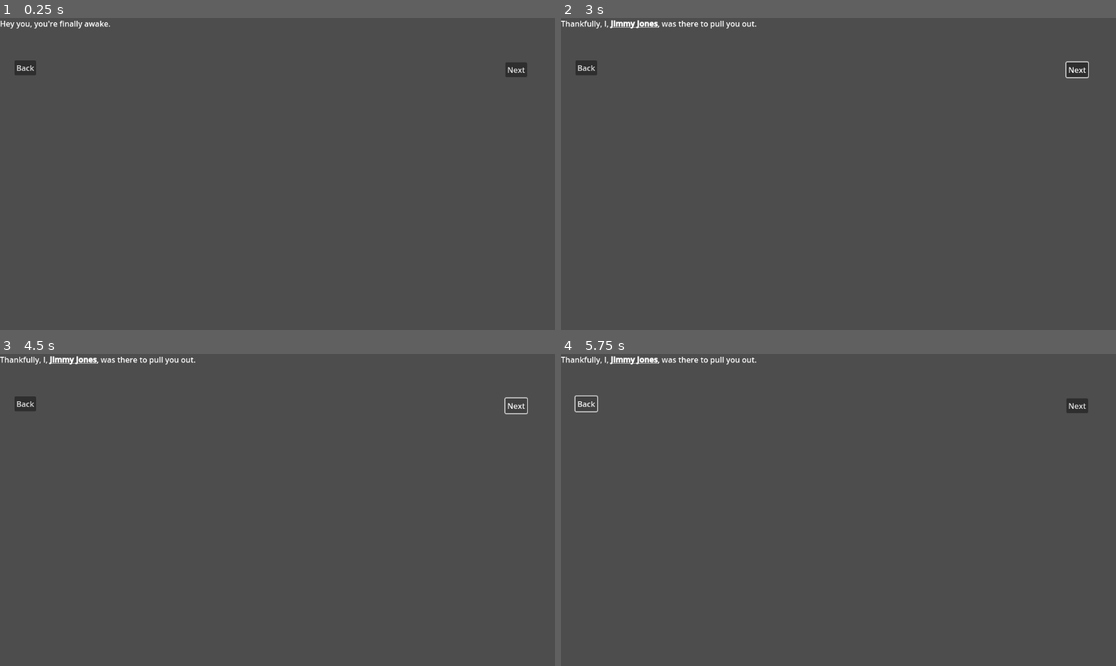
Above: before the commit, frames 1-4 (two rows, left to right).
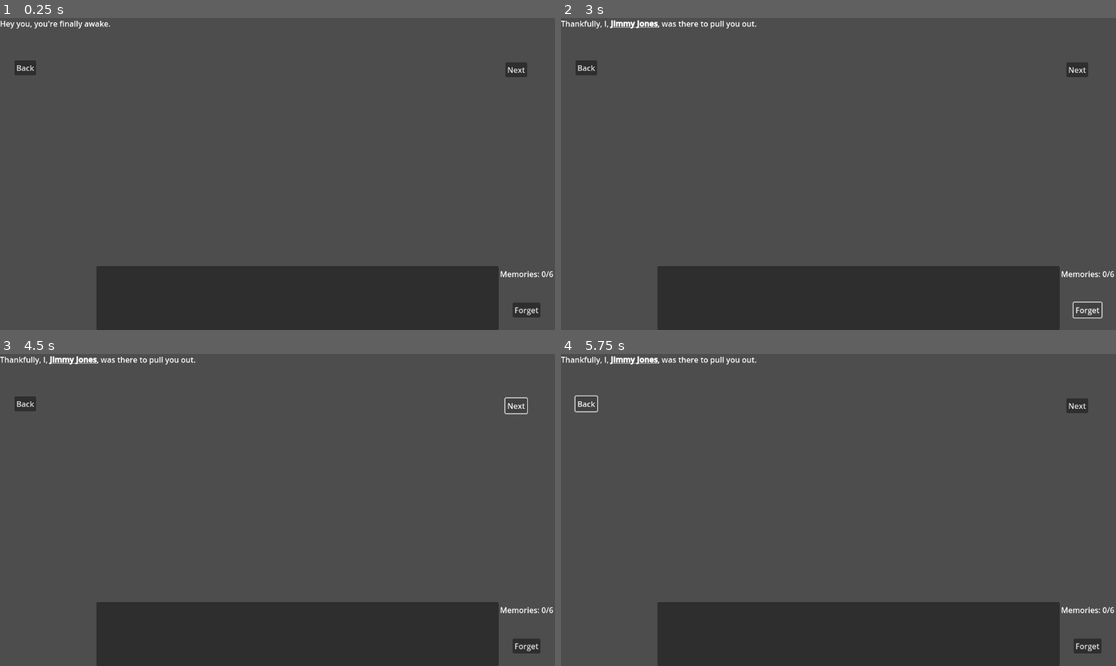
Above: after the commit, the same moments.

Repository: Goodman599/UWGameDevClubWinter2026Jam
Game: Godot game, scene res://Scenes/main.tscn
The game is run twice, just before and just after one commit, with the same random seed, the same clock (stepped at 60 frames per second) and the same inputs.
Inputs (mouse positions are in pixels of both pictures, inside the frame that each line leads up to):
- Up to frame 1 (0.25 s): no input
- Up to frame 2 (3 s): click (1088, 311) at 0.5 s, where only the run after the commit has a clickable "Forget"; click "Next" at 1.25 s; click "Next" at 2 s; click (1088, 311) at 2.75 s, where only the run after the commit has a clickable "Forget"
- Up to frame 3 (4.5 s): click (527, 647) at 3.5 s, where only the run after the commit has a clickable "Forget"; click "Next" at 4.25 s
- Up to frame 4 (5.75 s): click "Back" at 5 s

The runs differ from the first frame. In frame 1, 15% of the frame differs, in the area x 17-100%, y 79-100%; in frame 2, 15%; in frame 3, 15%; in frame 4, 15%.
Error before the commit: Invalid access of index '3' on a base object of type: 'Array'. (res://Scripts/base_visitor.gd:40)
Error after the commit: Parse Error: Identifier "MemoryManager" not declared in the current scope. (res://Scripts/main.gd:20)

Commit message:
I create the card and a temporary card database system
memory_card.gd:
this script is for matching card types and card selection parts.

memory_data.gd:
an enum for card types

memory_database,gd:
a temporary keyword database

memory_manager.gd:
memory card handling logic in this script like add_memory and remove_memory

main.gd:
I put all UI and visual stuff in this script like forget button, card slot.

Diff:
--- a/Scenes/base_visitor.tscn
+++ b/Scenes/base_visitor.tscn
@@ -1,6 +1,7 @@
 [gd_scene load_steps=2 format=3 uid="uid://bv6h2ywm61wba"]
 
-[ext_resource type="Script" path="res://Scripts/base_visitor.gd" id="1_4d2ct"]
+[ext_resource type="Script" uid="uid://c760kqjdets52" path="res://Scripts/base_visitor.gd" id="1_4d2ct"]
 
-[node name="BaseVisitor" type="Node2D"]
+[node name="BaseVisitor" type="Node2D" node_paths=PackedStringArray("dialogue_box")]
 script = ExtResource("1_4d2ct")
+dialogue_box = NodePath("")
--- /dev/null
+++ b/Scenes/card_view.tscn
@@ -0,0 +1,51 @@
+[gd_scene load_steps=5 format=3 uid="uid://blahtm4hjo1cf"]
+
+[ext_resource type="Script" uid="uid://dxd3sxfj3hai0" path="res://Scripts/memory_card.gd" id="1_p1guq"]
+[ext_resource type="Texture2D" uid="uid://bq6ymux51jy00" path="res://Assets/CardView.png" id="1_sljx0"]
+
+[sub_resource type="LabelSettings" id="LabelSettings_sljx0"]
+font_size = 11
+
+[sub_resource type="LabelSettings" id="LabelSettings_p1guq"]
+font_size = 11
+font_color = Color(0.12955844, 0.12955847, 0.12955844, 1)
+
+[node name="card_view" type="Control"]
+layout_mode = 3
+anchors_preset = 0
+offset_right = 141.0
+offset_bottom = 181.0
+script = ExtResource("1_p1guq")
+
+[node name="Card" type="TextureRect" parent="."]
+layout_mode = 0
+offset_left = 1.0000153
+offset_top = 1.0
+offset_right = 601.0
+offset_bottom = 721.0
+scale = Vector2(0.23125, 0.22777778)
+texture = ExtResource("1_sljx0")
+
+[node name="Content2" type="Sprite2D" parent="."]
+
+[node name="Type" type="Label" parent="."]
+layout_mode = 0
+offset_left = 32.0
+offset_top = 30.0
+offset_right = 72.0
+offset_bottom = 47.0
+text = "Person"
+label_settings = SubResource("LabelSettings_sljx0")
+horizontal_alignment = 1
+vertical_alignment = 1
+
+[node name="Content" type="Label" parent="."]
+layout_mode = 0
+offset_left = 25.0
+offset_top = 72.0
+offset_right = 117.0
+offset_bottom = 114.0
+text = "Jimmy Jones"
+label_settings = SubResource("LabelSettings_p1guq")
+horizontal_alignment = 1
+vertical_alignment = 1
--- a/Scenes/main.tscn
+++ b/Scenes/main.tscn
@@ -1,11 +1,17 @@
-[gd_scene load_steps=3 format=3 uid="uid://jop1da2n63nx"]
+[gd_scene load_steps=5 format=3 uid="uid://jop1da2n63nx"]
 
 [ext_resource type="PackedScene" uid="uid://c08jn70lnn2bm" path="res://Scenes/jimmy_jones.tscn" id="1_1k0k3"]
-[ext_resource type="PackedScene" uid="uid://osdop6onyqxw" path="res://Scenes/dialogue_box.tscn" id="2_43rbr"]
+[ext_resource type="Script" uid="uid://br8imeuu2b8qj" path="res://Scripts/main.gd" id="1_8gbba"]
+[ext_resource type="PackedScene" uid="uid://cbqc4y0el8cgt" path="res://Scenes/ui.tscn" id="3_8gbba"]
+[ext_resource type="PackedScene" uid="uid://osdop6onyqxw" path="res://Scenes/dialogue_box.tscn" id="5_kry3j"]
 
 [node name="Main" type="Node2D"]
+script = ExtResource("1_8gbba")
 
 [node name="JimmyJones" parent="." node_paths=PackedStringArray("dialogue_box") instance=ExtResource("1_1k0k3")]
 dialogue_box = NodePath("../DialogueBox")
 
-[node name="DialogueBox" parent="." instance=ExtResource("2_43rbr")]
+[node name="UI" parent="." instance=ExtResource("3_8gbba")]
+
+[node name="DialogueBox" parent="." instance=ExtResource("5_kry3j")]
+unique_name_in_owner = true
--- /dev/null
+++ b/Scenes/ui.tscn
@@ -0,0 +1,42 @@
+[gd_scene format=3 uid="uid://cbqc4y0el8cgt"]
+
+[node name="UI" type="CanvasLayer"]
+
+[node name="Control" type="Control" parent="."]
+layout_mode = 3
+anchor_top = 0.776
+anchor_right = 1.0
+anchor_bottom = 1.0
+offset_top = 14.151978
+grow_horizontal = 2
+grow_vertical = 0
+mouse_filter = 2
+
+[node name="CountLabel" type="Label" parent="Control"]
+layout_mode = 0
+offset_left = 1038.0
+offset_top = 3.0
+offset_right = 1154.0
+offset_bottom = 26.0
+text = "Memories: 0/6"
+
+[node name="CardPanel" type="PanelContainer" parent="Control"]
+layout_mode = 0
+offset_left = 200.0
+offset_top = -2.0
+offset_right = 1035.0
+offset_bottom = 131.0
+
+[node name="CardContainer" type="HBoxContainer" parent="Control/CardPanel" groups=["DialogueBox"]]
+unique_name_in_owner = true
+layout_mode = 2
+theme_override_constants/separation = 105
+
+[node name="Button" type="Button" parent="Control"]
+layout_mode = 0
+offset_left = 1064.0
+offset_top = 74.0
+offset_right = 1122.0
+offset_bottom = 105.0
+text = "Forget
+"
--- a/Scripts/dialogue_box.gd
+++ b/Scripts/dialogue_box.gd
@@ -5,6 +5,7 @@
 # Visitors will store a reference to this scene
 # Contains methods to change the text being shown and detect clicks on keywords
 
+signal keyword_clicked(keyword_text: String)
 
 # Takes a String and puts it into the Text node
 func set_text(text : String):
@@ -18,4 +19,4 @@
 
 	var dictKey : String = meta.capitalize()
 	Keywords.keywords[dictKey] += 1
-	print(Keywords.keywords)
+	emit_signal("keyword_clicked", meta)
--- /dev/null
+++ b/Scripts/main.gd
@@ -0,0 +1,76 @@
+extends Node2D
+
+@onready var dialogue_box = %DialogueBox
+@onready var card_container = $UI/Control/CardPanel/CardContainer
+@onready var count_label = $UI/Control/CountLabel
+@onready var forget_button = $UI/Control/Button
+
+#const max_cards = 6
+#var collected_cards : Array[String] = []
+var card_scene = preload("res://Scenes/card_view.tscn")
+var cards_to_forget: Array = []
+
+func _ready():
+	dialogue_box.keyword_clicked.connect(_on_keyword_received)
+
+	if forget_button:
+		forget_button.pressed.connect(_on_forget_pressed)
+
+func _on_keyword_received(key: String):
+	if not MemoryManager.add_memory(key):
+		return
+
+	var data = MemoryDB.get_memory(key)
+	if data == null:
+		return
+
+	var new_card = card_scene.instantiate()
+	card_container.add_child(new_card)
+	new_card.setup(data)
+
+	new_card.selection_toggled.connect(_on_card_toggle)
+
+	update_ui_text()
+
+	#Below is the code for main.gd to manage those memory cards
+	#if key in collected_cards:
+		#return
+	#
+	#if collected_cards.size() >= max_cards:
+		#return
+	#var data = MemoryDB.get_memory(key)
+	#if data == null:
+		#return
+	#
+	#var new_card = card_scene.instantiate()
+	#card_container.add_child(new_card)
+	#
+	#new_card.setup(data)
+	#collected_cards.append(key)
+	#update_ui_text()
+
+func update_ui_text():
+	if count_label:
+		var count = MemoryManager.get_count()
+		var max_count = MemoryManager.max_memories
+		count_label.text = "Memories: %s/%s" % [count, max_count]
+
+func _on_card_toggle(card_node, is_selected):
+	if is_selected:
+		if not card_node in cards_to_forget:
+			cards_to_forget.append(card_node)
+	else:
+		if card_node in cards_to_forget:
+			cards_to_forget.erase(card_node)
+
+func _on_forget_pressed():
+	if cards_to_forget.is_empty():
+		print("I have to forget something")
+		return
+
+	for card in cards_to_forget:
+		MemoryManager.remove_memory(card.memory_key)
+		card.queue_free()
+	cards_to_forget.clear()
+
+	update_ui_text()
--- /dev/null
+++ b/Scripts/memory_card.gd
@@ -0,0 +1,68 @@
+extends Control
+
+signal selection_toggled(card_node, is_selected)
+
+@onready var type_label = $Type
+@onready var content_label = $Content
+@onready var bg = $Card
+
+const COLOR_PERSON = Color("#29abe2")
+const COLOR_EVENT = Color("#22b14c")
+const COLOR_FEELING = Color("#a349a4")
+
+var memory_key: String = ""
+var is_selected: bool = false
+
+var default_pos_type: Vector2
+var default_pos_content: Vector2
+var default_pos_bg: Vector2
+
+func _ready():
+	default_pos_type = type_label.position
+	default_pos_content = content_label.position
+	if bg:
+		default_pos_bg = bg.position
+	else:
+		push_error("memory_card.gd: Cannot find background node，please check directory of @onready var bg")
+	mouse_filter = MouseFilter.MOUSE_FILTER_STOP
+
+func setup(data:MemoryData):
+	memory_key = data.id
+	content_label.text = data.display_text
+	var target_color = Color.WHITE
+
+	match data.type:
+		MemoryData.MemoryType.Person:
+			type_label.text = "Person"
+			target_color = COLOR_PERSON
+
+		MemoryData.MemoryType.Event:
+			type_label.text = "Event"
+			target_color = COLOR_EVENT
+
+		MemoryData.MemoryType.Feeling:
+			type_label.text = "Feeling"
+			target_color = COLOR_FEELING
+
+	type_label.modulate = target_color
+
+func _gui_input(event):
+	if event is InputEventMouseButton and event.button_index == MOUSE_BUTTON_LEFT and event.pressed:
+		toggle_selection()
+
+func toggle_selection():
+	is_selected = not is_selected
+	selection_toggled.emit(self, is_selected)
+
+	#These are codes for selection animation
+	var tween = create_tween().set_parallel(true).set_trans(Tween.TRANS_CUBIC).set_ease(Tween.EASE_OUT)
+	var offset = Vector2(0, -15) if is_selected else Vector2.ZERO
+
+
+	tween.tween_property(type_label, "position", default_pos_type + offset, 0.2)
+	tween.tween_property(content_label, "position", default_pos_content + offset, 0.2)
+	if bg:
+		tween.tween_property(bg, "position", default_pos_bg + offset, 0.2)
+
+	var target_modulate = Color(0.6, 0.6, 0.6) if is_selected else Color(1, 1, 1)
+	tween.tween_property(self, "modulate", target_modulate, 0.2)
--- /dev/null
+++ b/Scripts/memory_data.gd
@@ -0,0 +1,8 @@
+extends Node
+class_name MemoryData
+
+enum MemoryType{Person, Event, Feeling}
+
+@export var id: String
+@export var type: MemoryType = MemoryType.Person
+@export var display_text: String =""
--- /dev/null
+++ b/Scripts/memory_database.gd
@@ -0,0 +1,18 @@
+extends Node
+
+var database : Dictionary = {}
+
+func _ready() -> void:
+	_register("Jimmy Jones", MemoryData.MemoryType.Person)
+	_register("car crash", MemoryData.MemoryType.Event, "Car Accident")
+	_register("disgust", MemoryData.MemoryType.Feeling, "Disgust")
+
+func _register(key: String, type: int, display_text: String = ""):
+	var data = MemoryData.new()
+	data.id = key
+	data.type = type
+	data.display_text = display_text if display_text != "" else key
+	database[key.to_lower()] = data
+
+func get_memory(key: String) -> MemoryData:
+	return database.get(key.to_lower())
--- /dev/null
+++ b/Scripts/memory_manager.gd
@@ -0,0 +1,30 @@
+extends Node
+
+signal memory_added(key: String)
+signal memory_removed(key: String)
+
+var collected_memories: Array[String] = []
+const max_memories = 6
+
+func add_memory(key: String) -> bool:
+	if key in collected_memories:
+		print("You've already memorized \"", key, "\".")
+		return false
+
+	if collected_memories.size() >= max_memories:
+		print("Your brain is overwhelmed. Can't memorize more.")
+		return false
+
+	collected_memories.append(key)
+
+	memory_added.emit(key)
+	return true
+
+func remove_memory(key: String):
+	if key in collected_memories:
+		collected_memories.erase(key)
+		print("Something about \"", key, "\"is forgot")
+		memory_removed.emit(key)
+
+func get_count() -> int:
+	return collected_memories.size()
Binary file added: Assets/CardView.png
Not shown, added: Assets/CardView.png.import
Not shown, added: Scripts/main.gd.uid
Not shown, added: Scripts/memory_card.gd.uid
Not shown, added: Scripts/memory_data.gd.uid
Not shown, added: Scripts/memory_database.gd.uid
Not shown, added: Scripts/memory_manager.gd.uid
